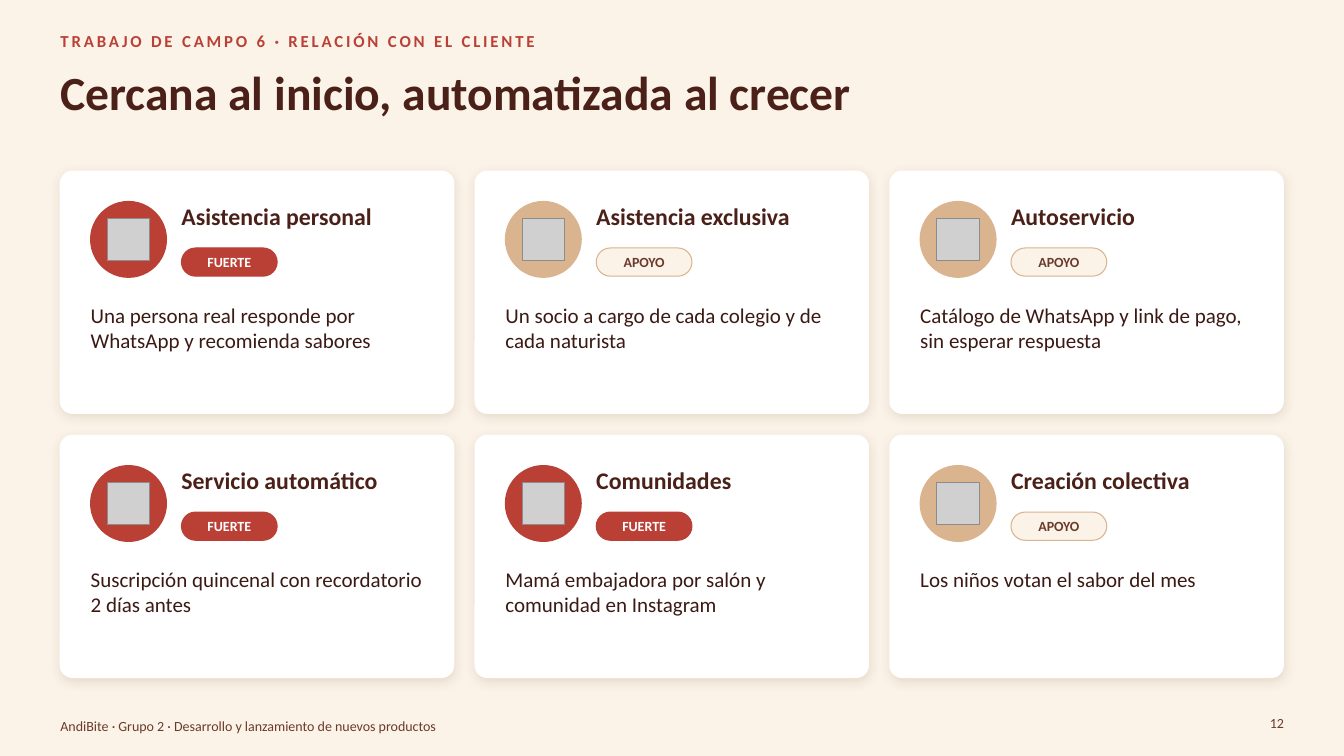
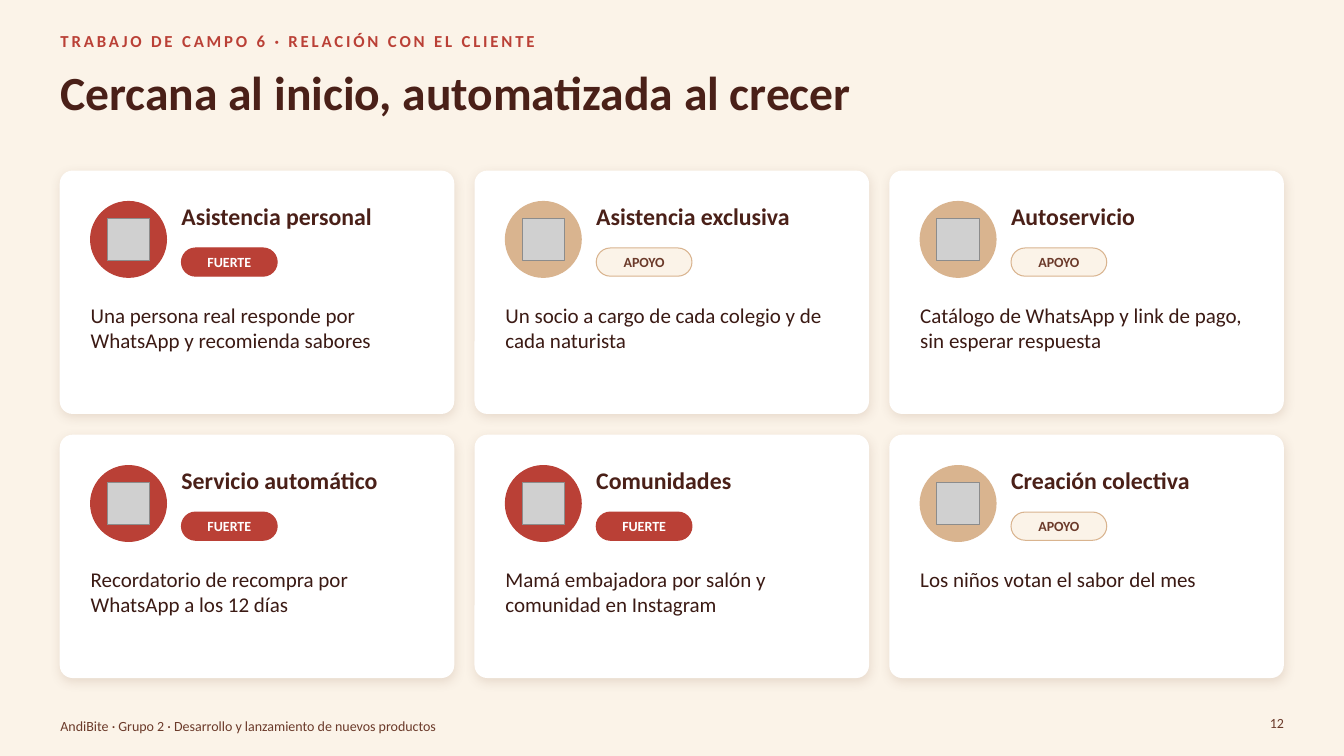
Before and after one commit to Darknow-web/Desarrollo-y-lanzamiento-de-producto-y-marca, a slide deck: slide 12 of 04-reformulacion/TC5-8/TC5-8-AndiBite.pptx. Drawn at 1344x756 pixels with LibreOffice and Linux fonts; fonts in the diff are those of the drawing; grey boxes stand for pictures; background and template pictures are left out. Boxes give left, top, right and bottom in pixels: in the first picture for what was removed or moved away, otherwise in the second. Text is boxed around its words. In the diff, an @@ line names an element or a change of style, - is before the commit and + after.

```diff
--- a/04-reformulacion/TC5-8/TC5-8-AndiBite.pptx
+++ b/04-reformulacion/TC5-8/TC5-8-AndiBite.pptx
@@ text at bbox=[91, 572, 347, 616]: text changed @@
-Suscripción quincenal con recordatorio 2 días antes
+Recordatorio de recompra por WhatsApp a los 12 días
```
Also in this commit, not shown: 6 other slides changed, 4 other files.
